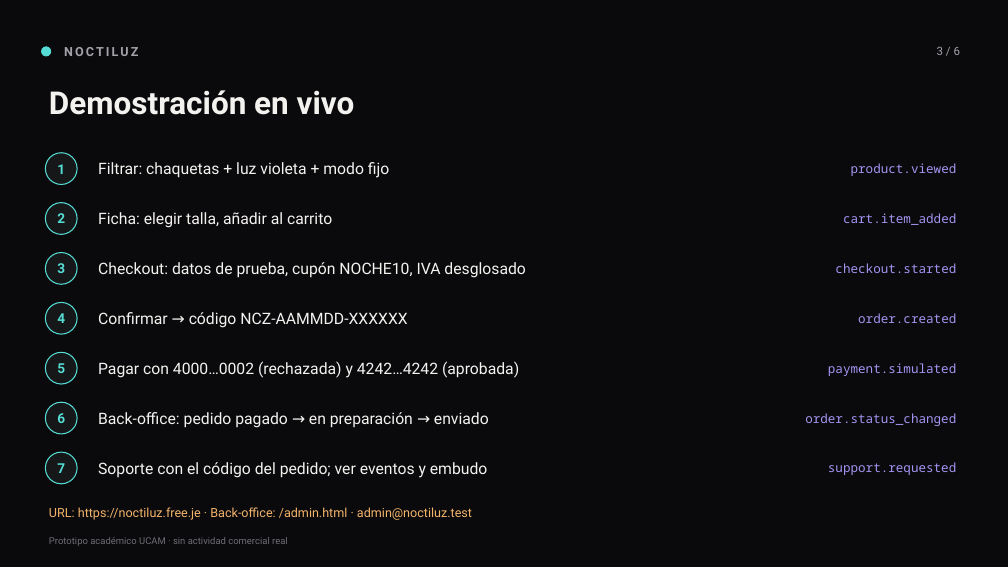
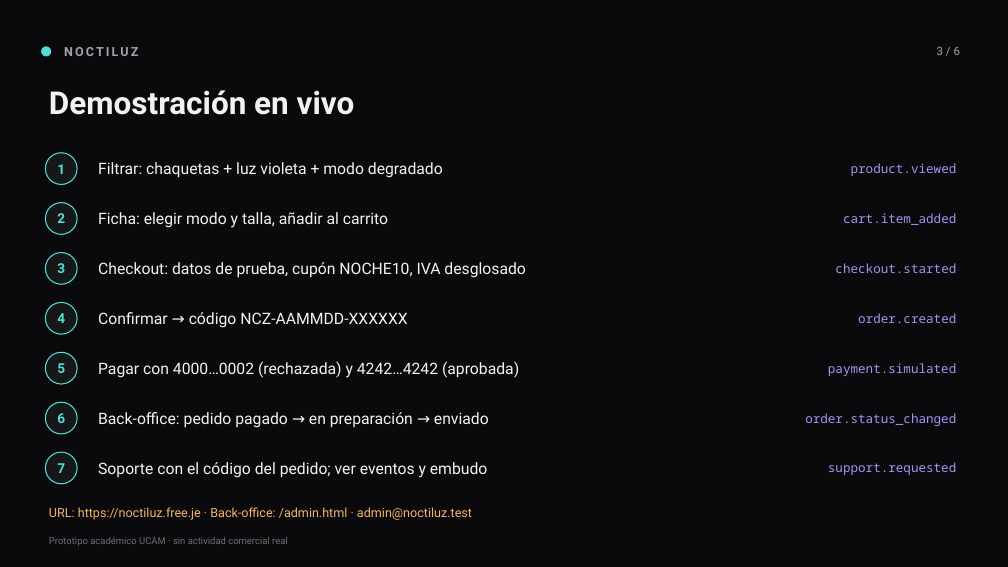
Before and after one commit to luisgabu0-gif/noctiluz-ucam, a slide deck: slide 3 of docs/Diapositivas_NOCTILUZ.pptx. Drawn at 1008x567 pixels with LibreOffice and Linux fonts; fonts in the diff are those of the drawing. Boxes give left, top, right and bottom in pixels: in the first picture for what was removed or moved away, otherwise in the second. Text is boxed around its words. In the diff, an @@ line names an element or a change of style, - is before the commit and + after.

```diff
--- a/docs/Diapositivas_NOCTILUZ.pptx
+++ b/docs/Diapositivas_NOCTILUZ.pptx
@@ text at [98, 162, 443, 178]: text changed @@
-Filtrar: chaquetas + luz violeta + modo fijo
+Filtrar: chaquetas + luz violeta + modo degradado
@@ text at [98, 212, 388, 228]: text changed @@
-Ficha: elegir talla, añadir al carrito
+Ficha: elegir modo y talla, añadir al carrito
```
Also in this commit, not shown: 1 other slide changed.
